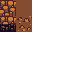
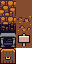
The second (64, 64) image is a revision of the first. Changes to its layers:
painted on "Background" over [0, 32, 32, 64]
